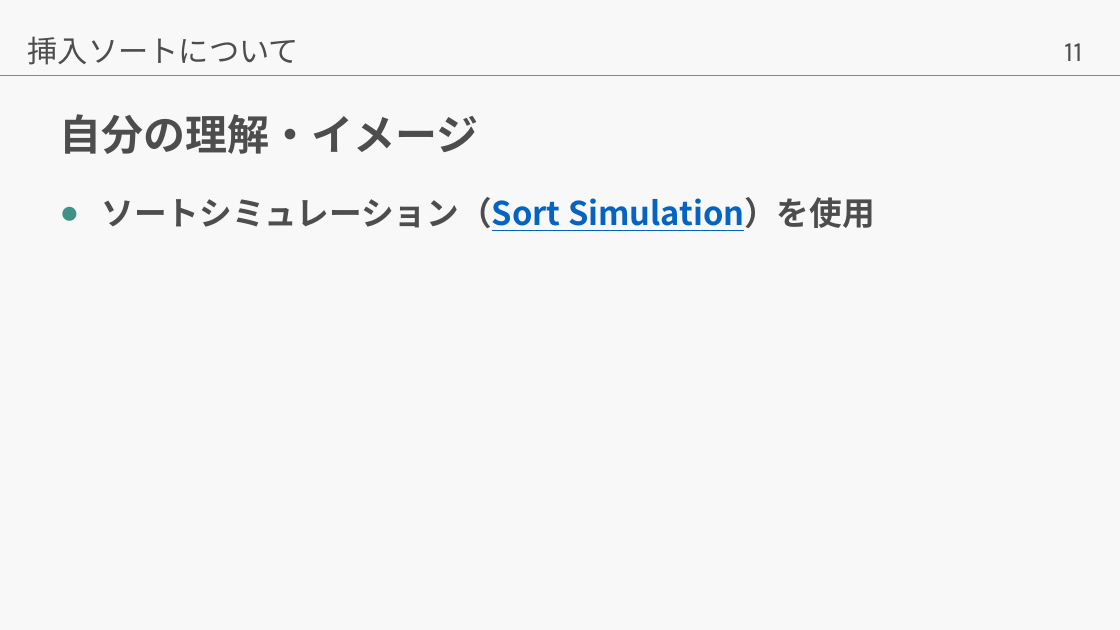
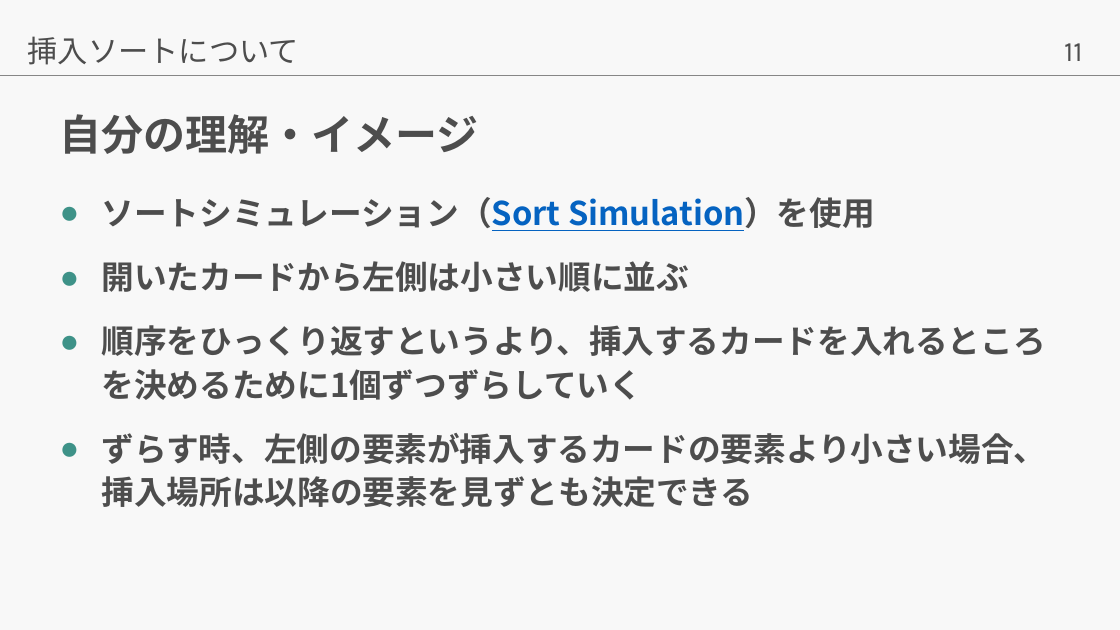
Before and after one commit to SaKu0610/1_8_presentation, a slide deck: slide 11 of 1月8日アルゴリズムとデータ構造_伊東咲良.pptx. Drawn at 1120x630 pixels with LibreOffice and Linux fonts; fonts in the diff are those of the drawing. Boxes give left, top, right and bottom in pixels: in the first picture for what was removed or moved away, otherwise in the second. Text is boxed around its words. In the diff, an @@ line names an element or a change of style, - is before the commit and + after.

Commit message:
発表資料_修正済み
自分の理解・イメージについて記載したスライド（6枚目と11枚目）について、詳しく記述した。

```diff
--- a/1月8日アルゴリズムとデータ構造_伊東咲良.pptx
+++ b/1月8日アルゴリズムとデータ構造_伊東咲良.pptx
@@ text at (x1=102, y1=261, x2=1047, y2=507): paragraphs added @@
+● 開いたカードから左側は小さい順に並ぶ
+● 順序をひっくり返すというより、挿入するカードを入れるところを決めるために1個ずつずらしていく
+● ずらす時、左側の要素が挿入するカードの要素より小さい場合、挿入場所は以降の要素を見ずとも決定できる
```
Also in this commit, not shown: 1 other slide changed.
